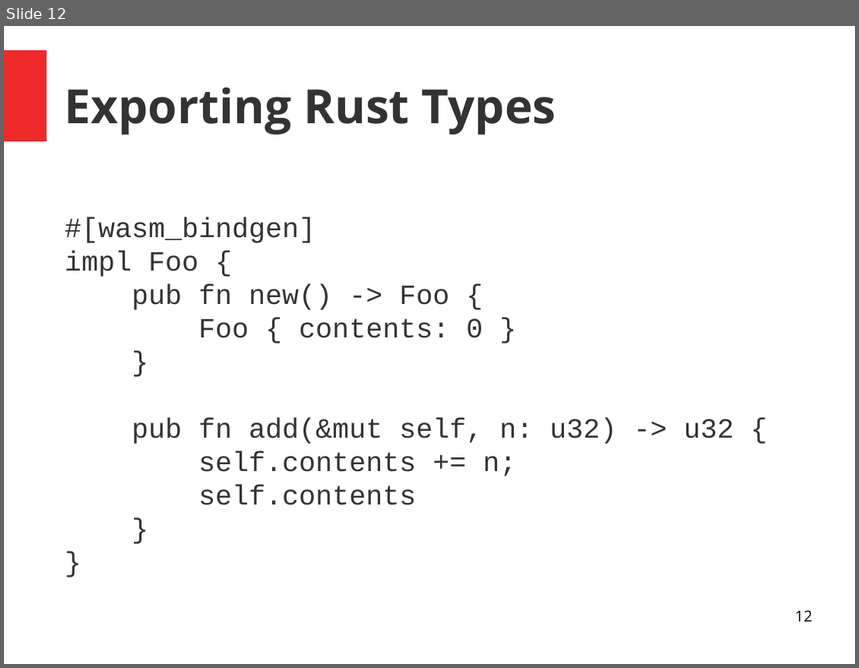
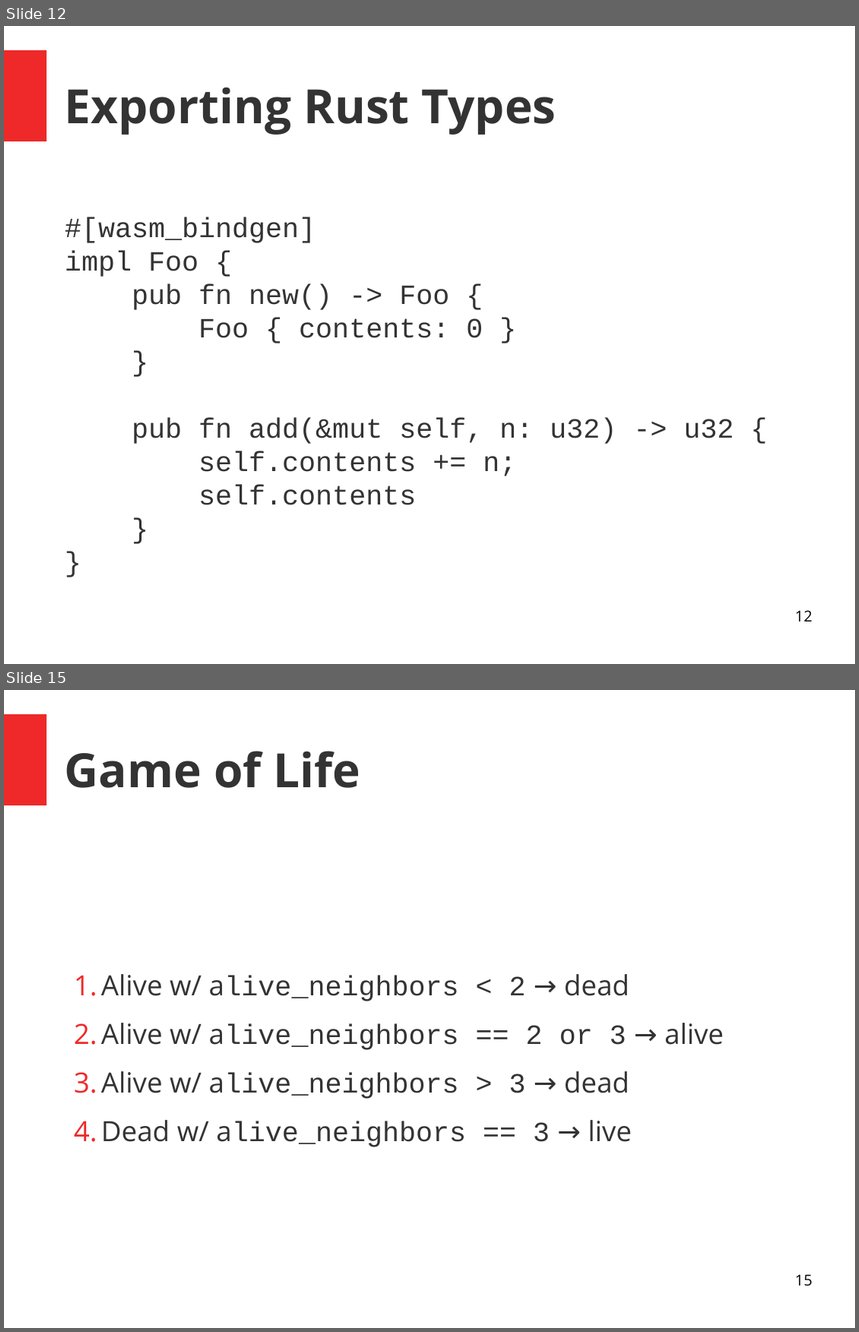
Before and after one commit to pdxrust/rust-wasm-workshop, a slide deck: rust-wasm-workshop-intro-slides.odp. Shown one above the other, each under a label of ours: slide 12 before the commit, slides 12 and 15 after it; the slides between them are not shown. The pictures are 859x668 and 859x1332 pixels, drawn with LibreOffice and Linux fonts; fonts in the diff are those of the drawing. Boxes give left, top, right and bottom in pixels: in the first picture for what was removed or moved away, otherwise in the second. Text is boxed around its words. In the diff, an @@ line names an element or a change of style, - is before the commit and + after.

Commit message:
Add slides introducing game of life

```diff
--- a/rust-wasm-workshop-intro-slides.odp
+++ b/rust-wasm-workshop-intro-slides.odp
@@ slide 15 added at (4, 690, 855, 1328), background #FFFFFF; not listed: 1 template element that a slide beside it also shows @@
@@ title added at (65, 751, 361, 788), 44 pt, text #333333, bold @@
+Game of Life
@@ text added at (101, 974, 724, 1148), 26 pt, text #333333 @@
+1. Alive w/ alive_neighbors < 2 → dead
+2. Alive w/ alive_neighbors == 2 or 3 → alive
+3. Alive w/ alive_neighbors > 3 → dead
+4. Dead w/ alive_neighbors == 3 → live
@@ page number added at (795, 1275, 813, 1287), 14 pt, text #000000 @@
+15
```
Also in this commit, not shown: 4 slides changed, 4 other slides added, 1 other file.
